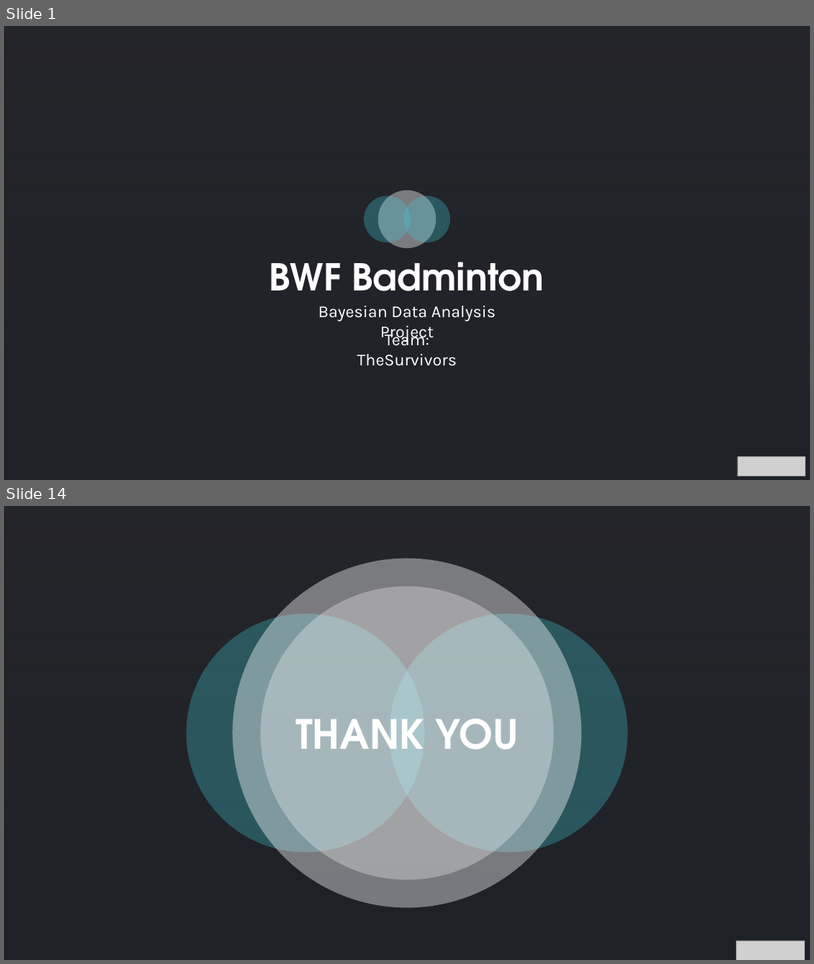
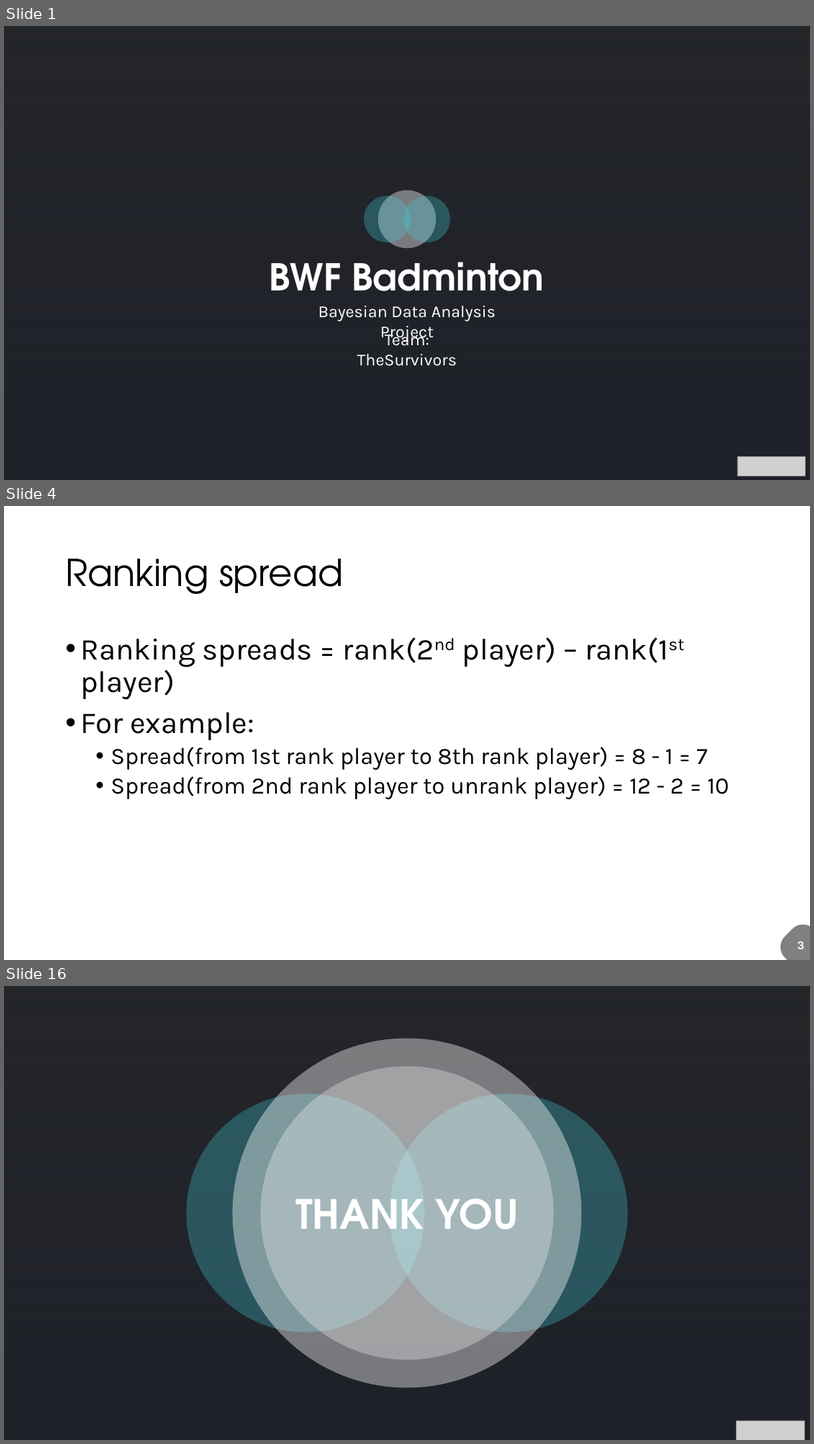
Before and after one commit to fuksi/bda_project_2018, a slide deck: BWF_presentation.pptx. Shown one above the other, each under a label of ours: slides 1 and 14 before the commit, slides 1, 4 and 16 after it; the slides between them are not shown. The pictures are 814x964 and 814x1444 pixels, drawn with LibreOffice and Linux fonts; fonts in the diff are those of the drawing; grey boxes stand for pictures; background and template pictures are left out; a plain dark background stands for a picture behind light text. Boxes give left, top, right and bottom in pixels: in the first picture for what was removed or moved away, otherwise in the second. Text is boxed around its words. In the diff, an @@ line names an element or a change of style, - is before the commit and + after.

```diff
--- a/BWF_presentation.pptx
+++ b/BWF_presentation.pptx
@@ slide 4 added at (4, 506, 810, 960), background #FFFFFF @@
@@ title added at (65, 559, 343, 594), 44 pt, text #000000 @@
+Ranking spread
@@ text added at (80, 637, 729, 799), 28 pt, text #000000 @@
+• Ranking spreads = rank(2nd player) – rank(1st player)
+• For example:
+  • Spread(from 1st rank player to 8th rank player) = 8 - 1 = 7
+  • Spread(from 2nd rank player to unrank player) = 12 - 2 = 10
@@ freeform shape added at (775, 919, 810, 960), fill #808080 @@
@@ text added at (797, 941, 805, 949), 14 pt, text #FFFFFF, bold @@
+3
@@ what was slide 14 is now slide 16 @@
```
Also in this commit, not shown: 12 slides changed, 1 other slide added, 1 other file.
